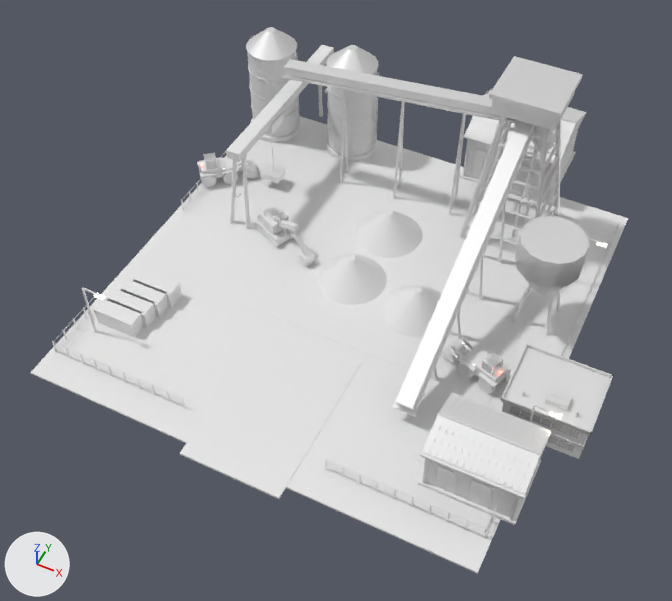
The FBX model Assets/Art/KayseriIsland/Models/Coal/Phase2/Depot_P2.fbx, before and after one commit.
Both versions are drawn from a 50 mm camera at (43.8, 34.8, 125.7) aimed at (0.8, 120.7, 18.3). Arrows for +X, +Y and +Z are at lower left; the lights stay in place. The older version comes first. Where no turn or scale is listed for an object, it has been applied to the vertices.

The first picture shows 'Depot.Containers', 'Depot.ConvB', 'Depot.ConvMain', 'Depot.Excav', 'Depot.Gantry', 'Depot.Hopper', 'Depot.Lamp0', 'Depot.Loader2', 'Depot.Office', 'Depot.Pile0', 'Depot.Pile1', 'Depot.Pile2', 'Depot.Shed1', 'Depot.Shed2', 'Depot.Silo0', 'Depot.Silo1', 'Depot.Tower', 'Depot.Yard' and 5 more.
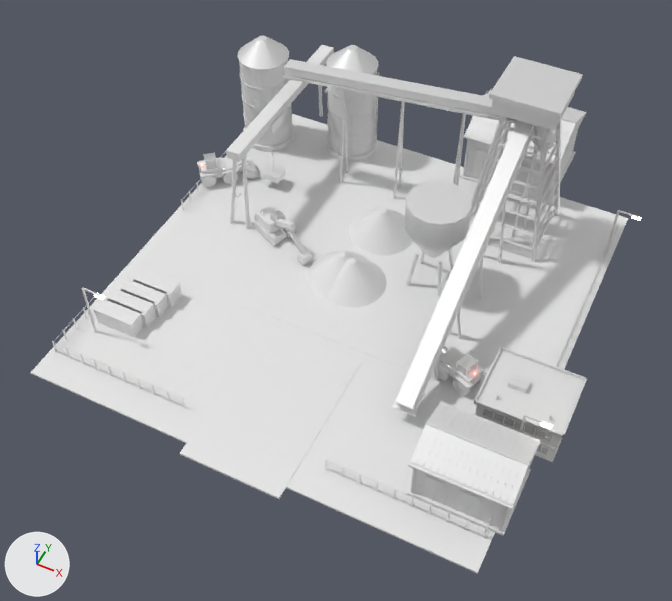
Boxes (x1, y1, x2, y2) around the edits, measured in the pictures (672 x 601 px):
'Depot.Shed2', moved: before (418, 392, 552, 525); after (406, 401, 540, 536)
'Depot.Office', moved: before (501, 344, 613, 459); after (474, 346, 587, 462)
'Depot.Hopper', moved: before (511, 216, 589, 335); after (405, 180, 472, 297)
'Depot.Silo0', moved: before (246, 27, 302, 143); after (237, 36, 294, 151)
'Depot.Pile1', moved: before (381, 285, 442, 338); after (328, 258, 387, 307)
'Depot.Pile0', moved: before (318, 254, 387, 305); after (308, 251, 371, 298)
'Depot.Pile2', moved: before (355, 210, 423, 258); after (348, 208, 413, 255)
'Depot.Loader2', moved: before (440, 337, 512, 394); after (436, 345, 487, 396)
'Depot.Excav', moved: before (255, 206, 315, 267); after (252, 205, 312, 266)
'Depot.Lamp0', moved: before (587, 237, 607, 248); after (604, 210, 642, 255)

Edits to the bpy script that builds the scene:
```text
Change ob_depot_shed2:
    ob_depot_shed2.location: (31.0, 105.0, 13.3) -> (30.2, 102.8, 13.3)
Change ob_depot_pile2:
    ob_depot_pile2.location: (0.0, 142.5, 13.3) -> (-1.2, 142.5, 13.3)
Change ob_depot_silo0:
    ob_depot_silo0.location: (-31.8, 160.0, 13.3) -> (-31.8, 157.0, 13.3)
Change ob_depot_hopper:
    ob_depot_hopper.location: (28.7, 136.0, 13.3) -> (10.6, 136.0, 13.3)
Change ob_depot_excav:
    ob_depot_excav.location: (-17.4, 134.0, 13.3) -> (-18.0, 134.0, 13.3)
Change ob_depot_office:
    ob_depot_office.location: (36.6, 118.3, 13.3) -> (33.5, 116.1, 13.3)
Change ob_depot_pile0:
    ob_depot_pile0.location: (-1.0, 130.1, 13.3) -> (-2.8, 130.1, 13.3)
Change ob_depot_loader2:
    ob_depot_loader2.location: (25.4, 120.9, 13.3) -> (22.2, 118.9, 13.3)
Change ob_depot_lamp0:
    ob_depot_lamp0.location: (31.6, 146.0, 13.3) -> (34.9, 154.4, 13.3)
Change ob_depot_pile1:
    ob_depot_pile1.location: (11.3, 128.5, 13.3) -> (-0.6, 129.6, 13.3)
```
